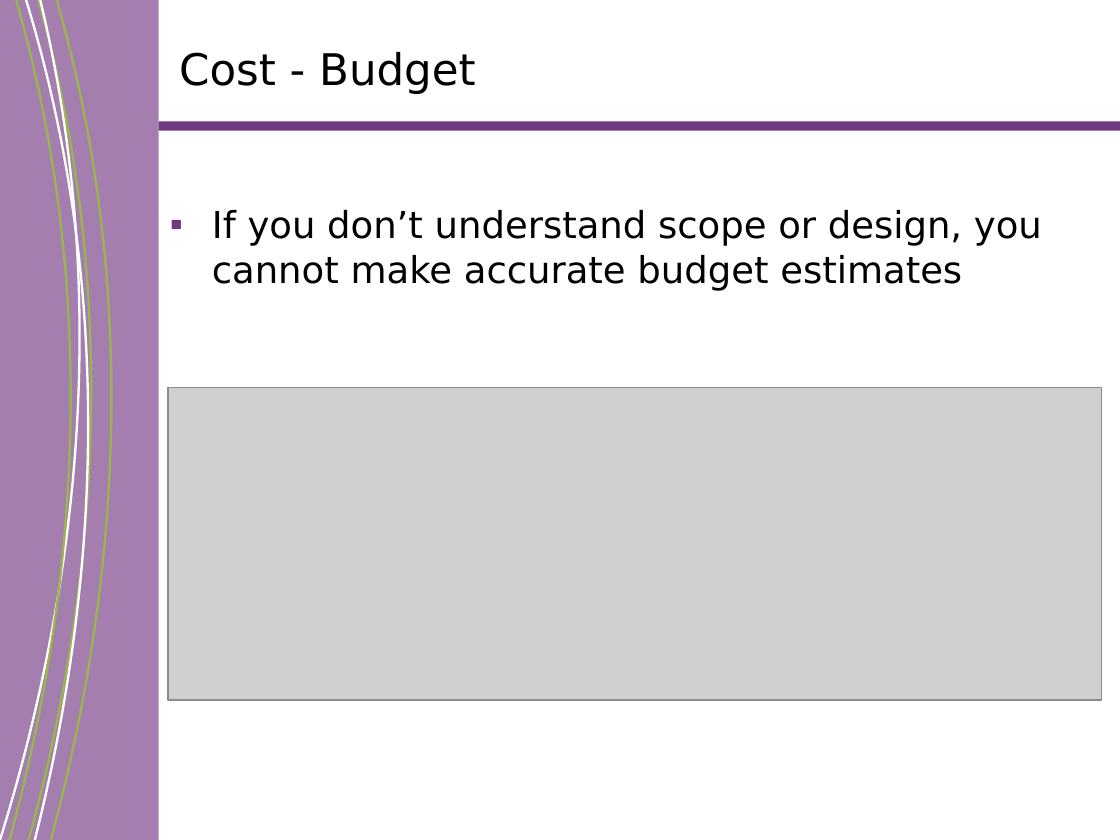
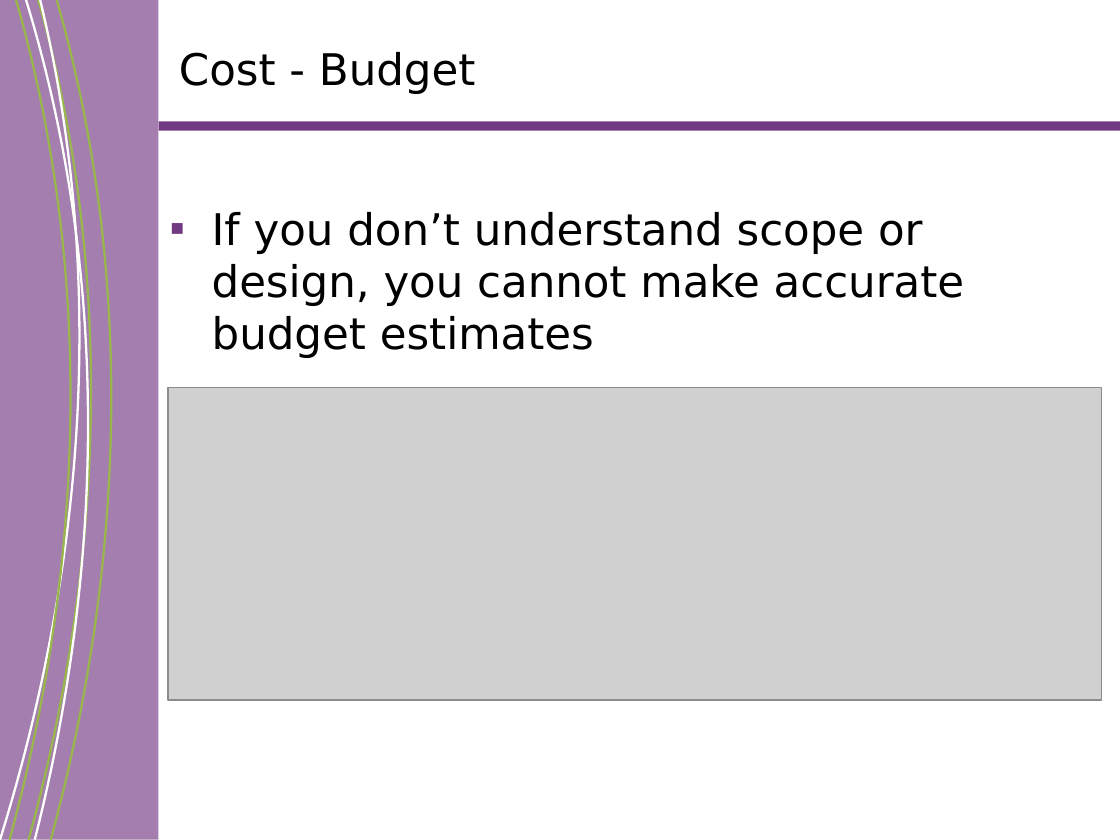
Before and after one commit to ChefPlex/teaching-notes, a slide deck: slide 16 of project-management/year-up/Year Up - ProSkills 101_Part1_Fall2016.ppt. Drawn at 1120x840 pixels with LibreOffice and Linux fonts; fonts in the diff are those of the drawing; grey boxes stand for pictures; background and template pictures are left out. Boxes give left, top, right and bottom in pixels: in the first picture for what was removed or moved away, otherwise in the second. Text is boxed around its words. In the diff, an @@ line names an element or a change of style, - is before the commit and + after.

```diff
--- a/project-management/year-up/Year Up - ProSkills 101_Part1_Fall2016.ppt
+++ b/project-management/year-up/Year Up - ProSkills 101_Part1_Fall2016.ppt
@@ freeform shape at <box>0,0,119,840</box>: outline #FFFFFE 1.5 pt to #FFFFFE 1.47 pt; outline redrawn @@
@@ freeform shape at <box>10,0,109,840</box>: outline #99B64C 1.5 pt to #99B64C 1.47 pt; outline redrawn @@
@@ freeform shape at <box>26,0,124,840</box>: outline #FFFFFE 1.5 pt to #FFFFFE 1.47 pt; outline redrawn @@
@@ freeform shape at <box>28,0,129,840</box>: outline #99B64C 1.5 pt to #99B64C 1.47 pt @@
@@ freeform shape at <box>51,0,148,839</box>: outline #99B64C 1.5 pt to #99B64C 1.47 pt @@
@@ text "If you don’t understand scope ..." at <box>212,212,964,358</box>: size 23.8 to 28 pt @@
```
Also in this commit, not shown: 22 other slides changed, 6 other files.
